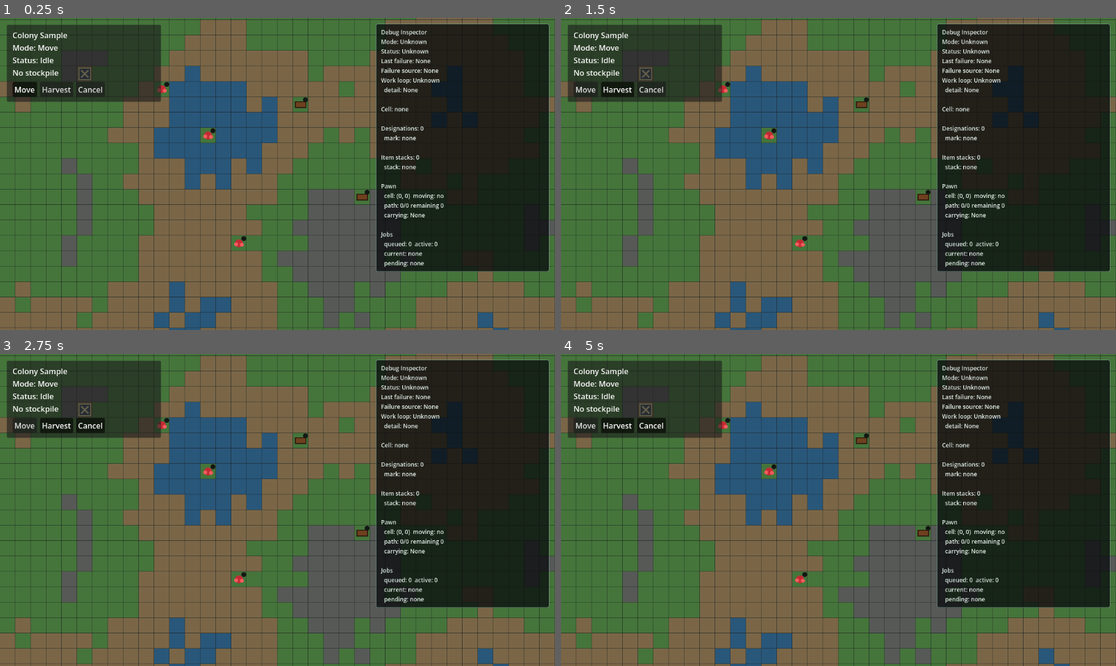
Above: before the commit, frames 1-4 (two rows, left to right).
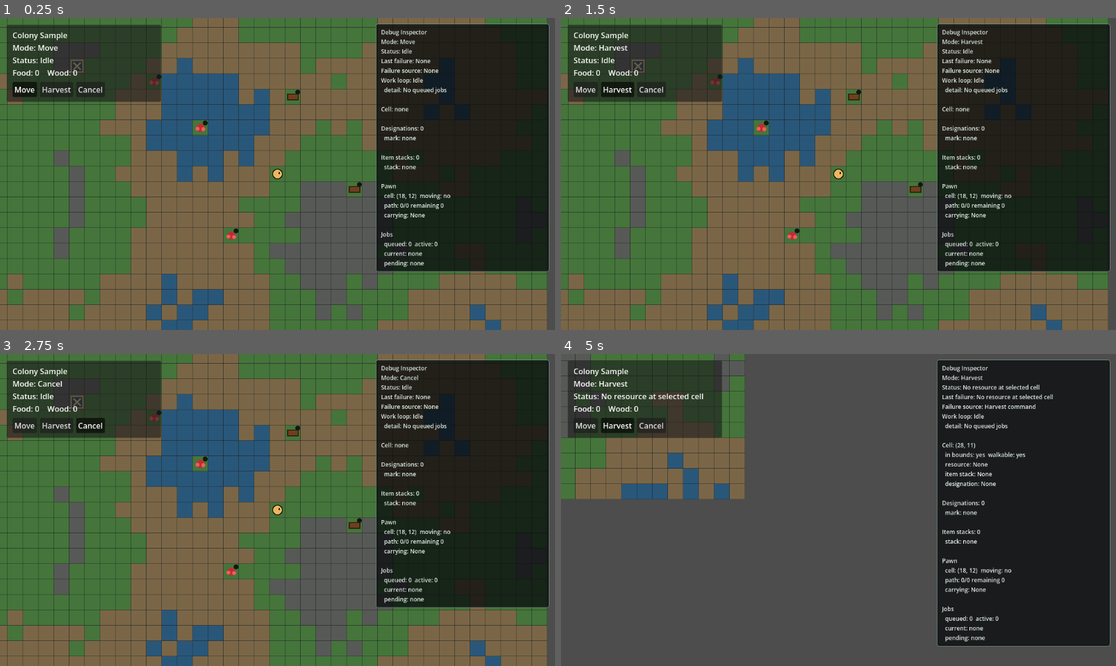
Above: after the commit, the same moments.

Repository: KUAKUAandFAFA/rimworld-like
Game: Godot game, scene res://scenes/main.tscn
The game is run twice, just before and just after one commit, with the same random seed, the same clock (stepped at 60 frames per second) and the same inputs.
Inputs (mouse positions are in pixels of both pictures, inside the frame that each line leads up to):
- Up to frame 1 (0.25 s): no input
- Up to frame 2 (1.5 s): click "Move" at 0.5 s; click "Harvest" at 1.25 s
- Up to frame 3 (2.75 s): click "Cancel" at 2 s
- Up to frame 4 (5 s): tap Enter at 2.75 s; move the mouse to (960, 494) at 2.77 s; hold D 2.78-3.53 s; tap 2 (command_mode_harvest) at 2.85, 4.35 s; click (960, 494) at 2.92 s; move the mouse to (727, 525) at 3.52 s; hold S 3.53-4.28 s; tap 1 (command_mode_move) at 3.6 s; move the mouse to (894, 441) at 4.27 s; hold D from 4.28 s (still down)

The runs differ from the first frame. In frame 1, 22% of the frame differs, in the area x 0-100%, y 0-100%; in frame 2, 22%; in frame 3, 22%; in frame 4, 61%.
Error before the commit: Parse Error: Too many arguments for "get_stack()" call. Expected at most 0 but received 1. (res://scripts/items/world_item_stack_system.gd:55)

Commit message:
Fix item stack getter name collision

Diff:
--- a/scripts/items/world_item_stack_system.gd
+++ b/scripts/items/world_item_stack_system.gd
@@ -44,7 +44,7 @@
 	return stack
 
 
-func get_stack(stack_id: String) -> ItemStack:
+func get_stack_by_id(stack_id: String) -> ItemStack:
 	return _stacks.get(stack_id, null) as ItemStack
 
 
@@ -52,7 +52,7 @@
 	var stacks: Array[ItemStack] = []
 	var stack_ids: Array = _cell_index.get(cell, [])
 	for raw_stack_id in stack_ids:
-		var stack := get_stack(String(raw_stack_id))
+		var stack := get_stack_by_id(String(raw_stack_id))
 		if stack != null:
 			stacks.append(stack)
 
@@ -60,7 +60,7 @@
 
 
 func reserve_stack(stack_id: String, owner_id: String) -> bool:
-	var stack := get_stack(stack_id)
+	var stack := get_stack_by_id(stack_id)
 	if stack == null:
 		return false
 
@@ -72,7 +72,7 @@
 
 
 func clear_stack_reservation(stack_id: String, owner_id: String = "") -> bool:
-	var stack := get_stack(stack_id)
+	var stack := get_stack_by_id(stack_id)
 	if stack == null:
 		return false
 
@@ -175,7 +175,7 @@
 func _sorted_stacks() -> Array[ItemStack]:
 	var stacks: Array[ItemStack] = []
 	for stack_id in _sorted_stack_ids():
-		var stack := get_stack(stack_id)
+		var stack := get_stack_by_id(stack_id)
 		if stack != null:
 			stacks.append(stack)
 
Not shown, added: scripts/items/item_stack.gd.uid
Not shown, added: scripts/items/world_item_stack_system.gd.uid
